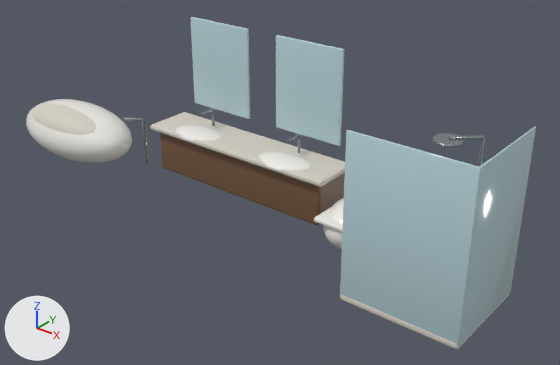
The glTF model game/assets/models/bathroom_suite.glb as it was, and as the next commit left it.
One viewpoint serves both versions: a camera (50 mm lens) standing at (7.54, -7.85, 5.88) and looking at (0.78, 0.61, 0.64). Arrows for +X, +Y and +Z are at lower left; the lights stay in place. The older version comes first. Where no turn or scale is listed for an object, it has been applied to the vertices.

In view in the first picture: 'Floating double vanity', 'Inset basin 1', 'Inset basin 2', 'Rain shower arm', 'Rain shower head', 'Rain shower riser', 'Shower glass front', 'Shower glass side', 'Shower tray', 'Tall mirror', 'Tall mirror.001', 'Toilet seat', 'Tub filler riser', 'Tub filler spout', 'Tub inner well', 'Tub outer shell', 'Vanity faucet riser', 'Vanity faucet riser.001', 'Vanity faucet spout', 'Vanity faucet spout.001', 'Vanity stone top', 'Wall-hung toilet bowl'.
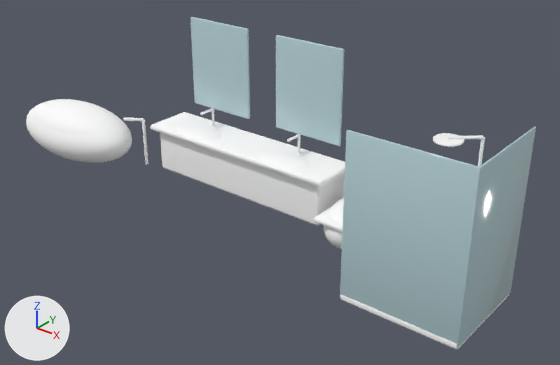
Pixel boxes [x1, y1, x2, y2] of what changed, in the pictures (560 x 365 px):
'Floating double vanity', recoloured, surface changed (brown to white): [160, 133, 345, 225] in both
'Vanity stone top', recoloured (light grey to white): [150, 112, 345, 187] in both
'Tub outer shell', recoloured, surface changed: [26, 99, 132, 163] in both
'Tub inner well', recoloured (light grey to white): [32, 103, 97, 135] in both
'Inset basin 2', recoloured, surface changed: [259, 151, 311, 172] in both
'Shower tray', recoloured: [340, 295, 508, 349] in both
'Inset basin 1', recoloured, surface changed: [176, 124, 221, 142] in both
'Wall-hung toilet bowl', recoloured, surface changed: [323, 198, 344, 249] in both
'Toilet seat', recoloured, surface changed: [314, 207, 343, 232] in both
'Rain shower head', recoloured, surface changed (grey to white): [433, 133, 464, 147] in both
'Tub filler riser', recoloured, surface changed: [142, 120, 149, 164] in both
'Rain shower riser', recoloured, surface changed: [478, 137, 485, 167] in both
'Rain shower arm', recoloured, surface changed: [448, 136, 484, 139] in both
'Tub filler spout', recoloured, surface changed: [123, 118, 144, 121] in both
'Vanity faucet spout.001', recoloured, surface changed: [287, 134, 300, 142] in both
'Vanity faucet spout', recoloured, surface changed: [200, 108, 214, 115] in both

Diff of the bpy script that builds the scene:
```diff
--- a/game/assets/models/bathroom_suite.glb.py
+++ b/game/assets/models/bathroom_suite.glb.py
@@ mat_vanity_walnut @@
 mat_vanity_walnut = principled_material('Vanity walnut')
-mat_vanity_walnut.base_color = (0.18, 0.095, 0.048)  # brown #76573e
-mat_vanity_walnut.roughness = 0.46
+mat_vanity_walnut.base_color = (1.0, 1.0, 1.0)  # white #ffffff
+mat_vanity_walnut.roughness = 1.0
@@ mat_warm_white_porcelain @@
 mat_warm_white_porcelain = principled_material('Warm white porcelain')
-mat_warm_white_porcelain.base_color = (0.86, 0.84, 0.79)  # white #efece6
-mat_warm_white_porcelain.roughness = 0.24
+mat_warm_white_porcelain.base_color = (1.0, 1.0, 1.0)  # white #ffffff
+mat_warm_white_porcelain.roughness = 1.0
@@ mat_brushed_nickel @@
 mat_brushed_nickel = principled_material('Brushed nickel')
-mat_brushed_nickel.base_color = (0.32, 0.34, 0.35)  # grey #999ea0
+mat_brushed_nickel.base_color = (1.0, 1.0, 1.0)  # white #ffffff
 mat_brushed_nickel.metallic = 0.78
-mat_brushed_nickel.roughness = 0.24
+mat_brushed_nickel.roughness = 1.0
@@ mat_honed_ivory_stone @@
 mat_honed_ivory_stone = principled_material('Honed ivory stone')
-mat_honed_ivory_stone.base_color = (0.66, 0.62, 0.55)  # light grey #d4cec4
+mat_honed_ivory_stone.base_color = (1.0, 1.0, 1.0)  # white #ffffff
 mat_honed_ivory_stone.roughness = 0.62
```
